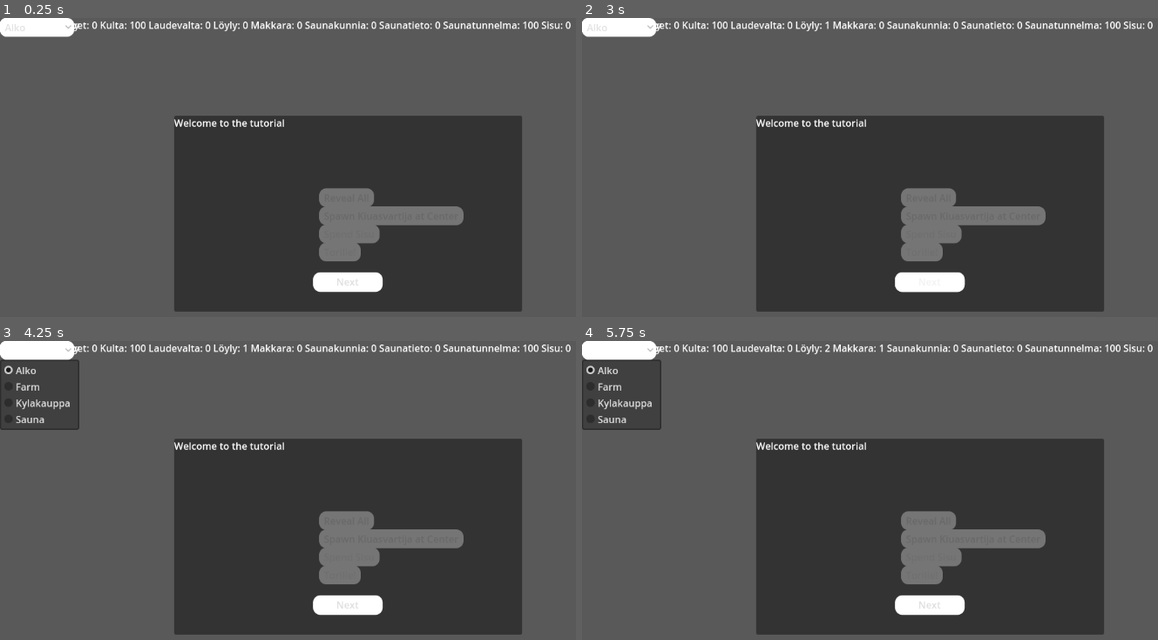
Above: before the commit, frames 1-4 (two rows, left to right).
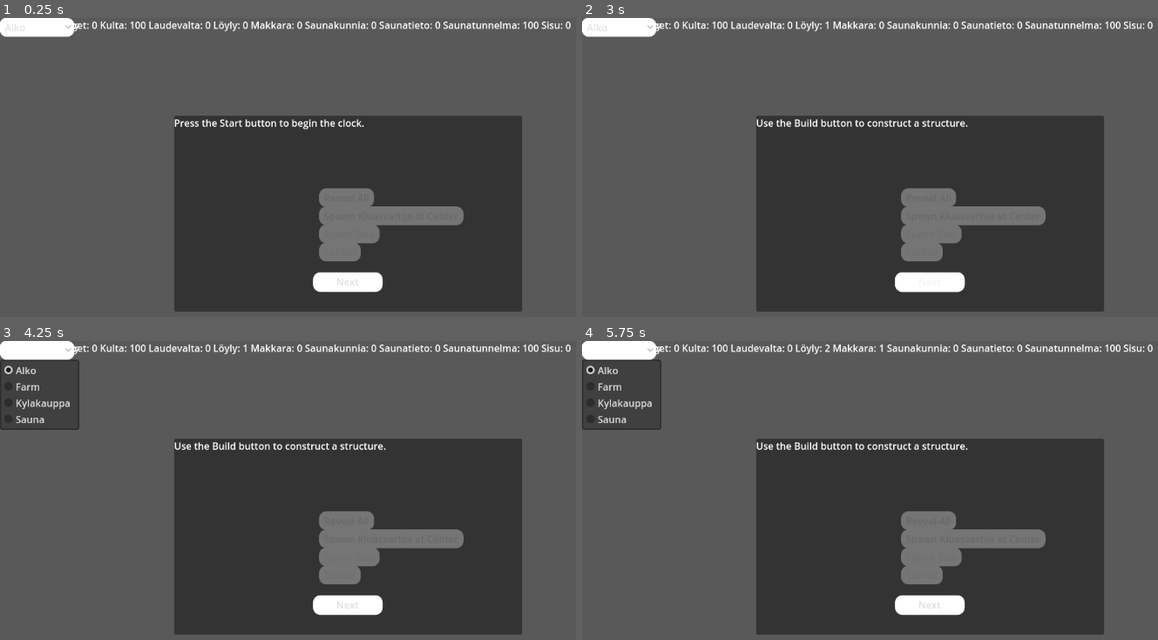
Above: after the commit, the same moments.

Repository: wasab1kastike/finsim_AA-club
Game: Godot game, scene res://scenes/ui/Main.tscn
Same seed, same stepped clock (60 frames per second), same inputs: the game is played once before the commit and once after it.
Inputs (mouse positions are in pixels of both pictures, inside the frame that each line leads up to):
- Up to frame 1 (0.25 s): no input
- Up to frame 2 (3 s): click "Start" at 0.5 s; click "Start" at 1.25 s; click "Next" at 2 s; click "Next" at 2.75 s
- Up to frame 3 (4.25 s): click "Use Policy" at 3.5 s
- Up to frame 4 (5.75 s): click (593, 346) at 4.25 s; click "Trigger Event" at 5 s

The runs differ from the first frame. In frame 1, 0.5% of the frame differs, in the area x 30-64%, y 33-38%; in frame 2, 0.6%, in the area x 30-68%, y 33-37%; in frame 3, 0.6%; in frame 4, 0.6%.
Error in both runs: Trying to assign value of type 'Resource' to a variable of type 'Policy.gd'. (res://scripts/ui/Hud.gd:114)

Commit message:
Assign TutorialOverlay script

Diff:
--- a/scenes/ui/TutorialOverlay.tscn
+++ b/scenes/ui/TutorialOverlay.tscn
@@ -1,6 +1,9 @@
-[gd_scene format=3 uid="uid://bbob5dhtp5l3a"]
+[gd_scene load_steps=2 format=3 uid="uid://bbob5dhtp5l3a"]
+
+[ext_resource type="Script" uid="uid://22to120mtbbk" path="res://scripts/ui/TutorialOverlay.gd" id="1"]
 
 [node name="TutorialOverlay" type="CanvasLayer"]
+script = ExtResource("1")
 
 [node name="Panel" type="Panel" parent="."]
 anchor_left = 0.25
